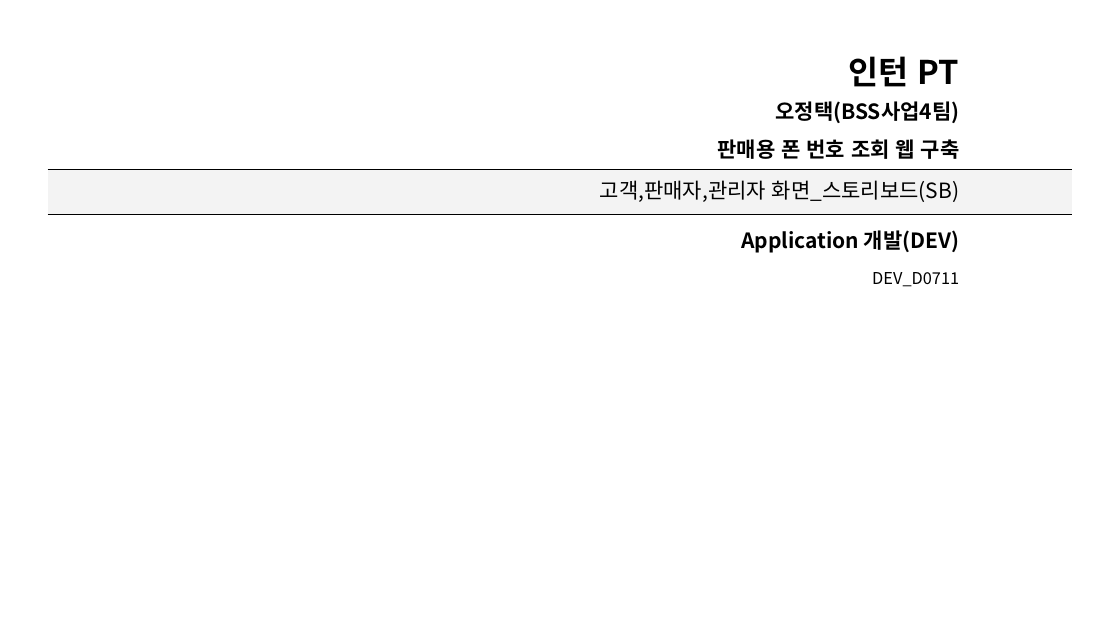
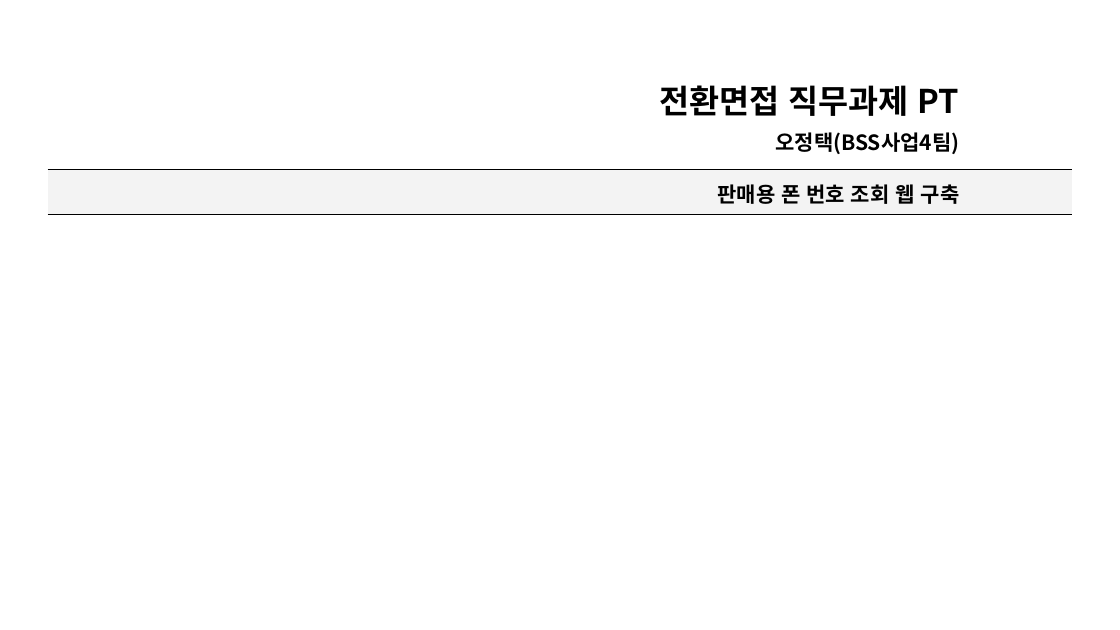
Before and after one commit to zhengze00/SpringBoot-MariaDB-master, a slide deck: slide 1 of Project File/[SK C&C] 인턴PT_오정택.pptx. Drawn at 1120x630 pixels with LibreOffice and Linux fonts; fonts in the diff are those of the drawing; background and template pictures are left out. Boxes give left, top, right and bottom in pixels: in the first picture for what was removed or moved away, otherwise in the second. Text is boxed around its words. In the diff, an @@ line names an element or a change of style, - is before the commit and + after.

```diff
--- a/Project File/[SK C&C] 인턴PT_오정택.pptx
+++ b/Project File/[SK C&C] 인턴PT_오정택.pptx
@@ text at <box>659,85,960,116</box>: text changed @@
-인턴 PT
+전환면접 직무과제 PT
@@ text "오정택(BSS사업4팀)": place and size @@
-text "오정택(BSS사업4팀)" at <box>775,101,959,123</box>
+text "오정택(BSS사업4팀)" at <box>775,132,959,154</box>
@@ text "판매용 폰 번호 조회 웹 ...": place and size @@
-text "판매용 폰 번호 조회 웹 ..." at <box>717,136,960,162</box>
+text "판매용 폰 번호 조회 웹 ..." at <box>717,181,960,207</box>
@@ text removed at <box>600,180,959,202</box> @@
-고객,판매자,관리자 화면_스토리보드(SB)
@@ text removed at <box>741,230,959,253</box> @@
-Application 개발(DEV)
@@ text removed at <box>872,272,959,287</box> @@
-DEV_D0711
```
Also in this commit, not shown: 2 other slides changed, 1 slide added, 29 slides removed, 2 other files.
